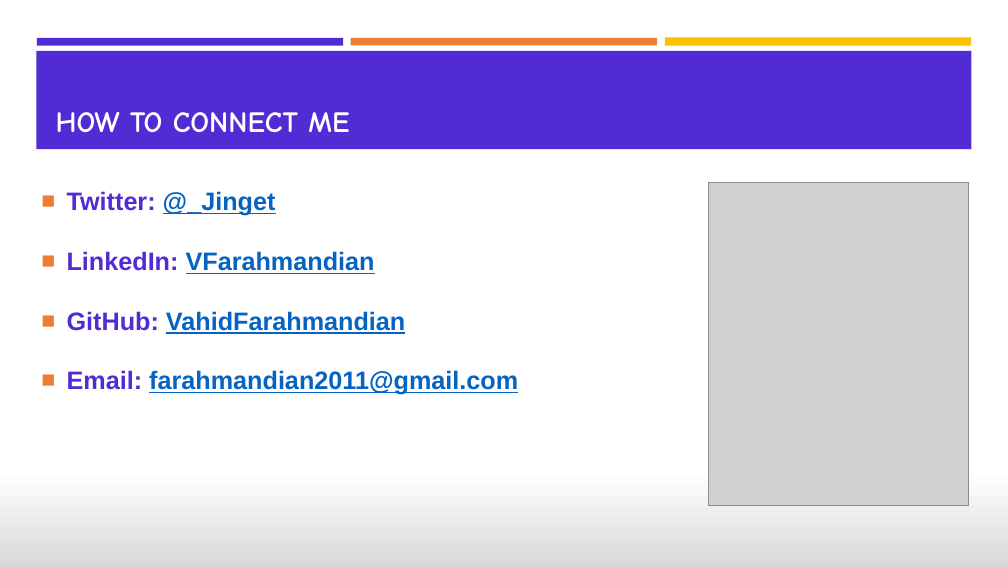
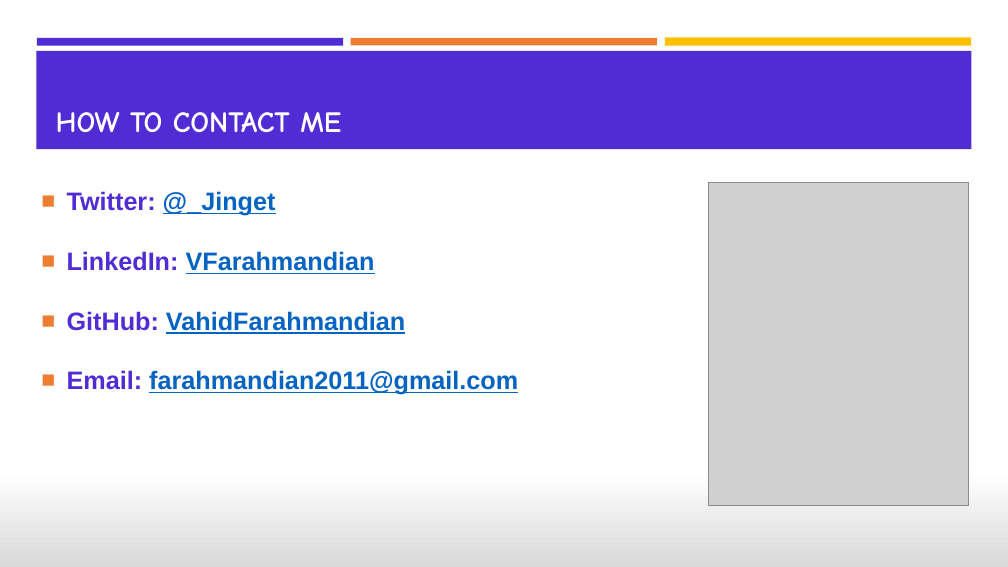
Before and after one commit to VahidFarahmandian/jinget-grpc, a slide deck: slide 15 of docs/Build High Performance Services With gRPC and .NET 5.pptx. Drawn at 1008x567 pixels with LibreOffice and Linux fonts; fonts in the diff are those of the drawing; grey boxes stand for pictures. Boxes give left, top, right and bottom in pixels: in the first picture for what was removed or moved away, otherwise in the second. Text is boxed around its words. In the diff, an @@ line names an element or a change of style, - is before the commit and + after.

Commit message:
spell error resolved

```diff
--- a/docs/Build High Performance Services With gRPC and .NET 5.pptx
+++ b/docs/Build High Performance Services With gRPC and .NET 5.pptx
@@ title at [56, 112, 341, 132]: text changed @@
-HOW TO CONNECT ME
+HOW TO CONTACT ME
```
